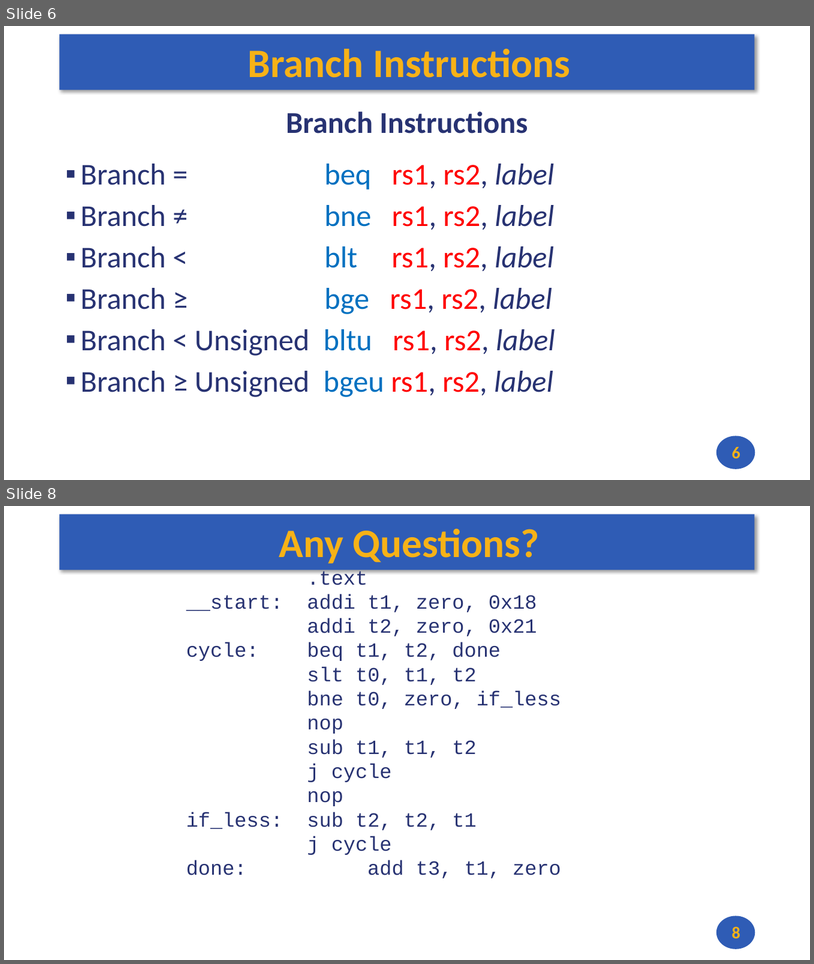
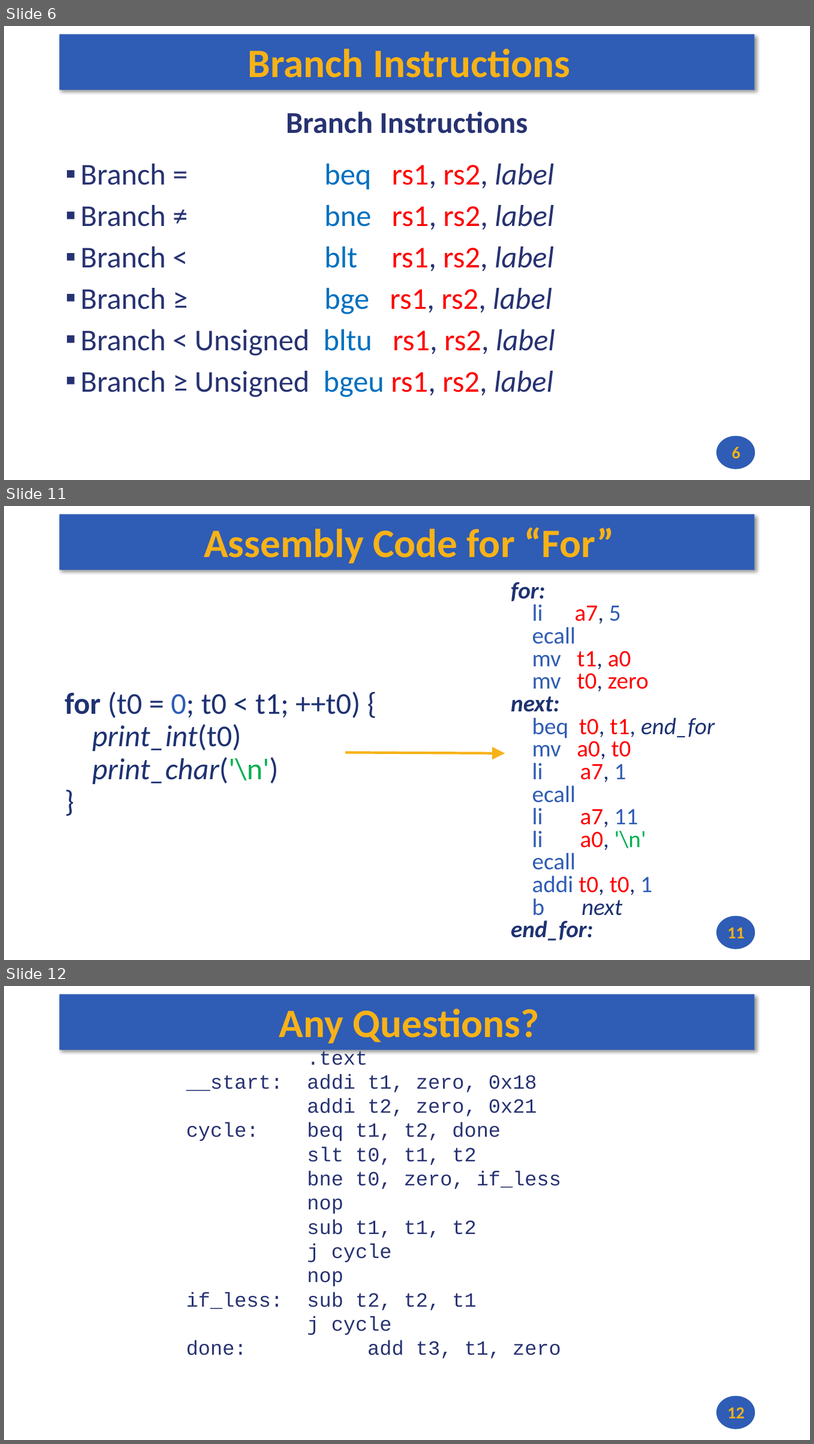
Before and after one commit to andrewt0301/hse-acos-course, a slide deck: docs/part1ca/05_MacrosBranchesArrays/CA_Lecture_05.pptx. Shown one above the other, each under a label of ours: slides 6 and 8 before the commit, slides 6, 11 and 12 after it; the slides between them are not shown. The pictures are 814x964 and 814x1444 pixels, drawn with LibreOffice and Linux fonts; fonts in the diff are those of the drawing. Boxes give left, top, right and bottom in pixels: in the first picture for what was removed or moved away, otherwise in the second. Text is boxed around its words. In the diff, an @@ line names an element or a change of style, - is before the commit and + after.

```diff
--- a/docs/part1ca/05_MacrosBranchesArrays/CA_Lecture_05.pptx
+++ b/docs/part1ca/05_MacrosBranchesArrays/CA_Lecture_05.pptx
@@ slide 11 added at [4, 506, 810, 960], background #FFFFFF; not listed: 2 template elements that a slide beside it also shows @@
@@ title added at [204, 527, 615, 564], 48 pt, text #F7B217, bold @@
+Assembly Code for “For”
@@ text added at [511, 582, 715, 940], 28 pt, text #2F5CB5 @@
+for:
+li a7, 5
+ecall
+mv t1, a0
+mv t0, zero
+next:
+beq t0, t1, end_for
+mv a0, t0
+li a7, 1
+ecall
+li a7, 11
+li a0, '\n'
+ecall
+addi t0, t0, 1
+b next
+end_for:
@@ text added at [65, 691, 360, 784], 36 pt, text #1E3272 @@
+for (t0 = 0; t0 < t1; ++t0) {
+print_int(t0)
+print_char('\n')
+}
@@ arrow added from (345, 752) to (506, 753), #F7B217 3 pt @@
@@ page number added at [728, 927, 744, 938], 20 pt, text #F7B217, bold @@
+11
@@ what was slide 8 is now slide 12 @@
@@ page number at [728, 1407, 744, 1418]: text changed @@
-8
+12
```
Also in this commit, not shown: 1 slide changed, 3 other slides added, 1 other file.
